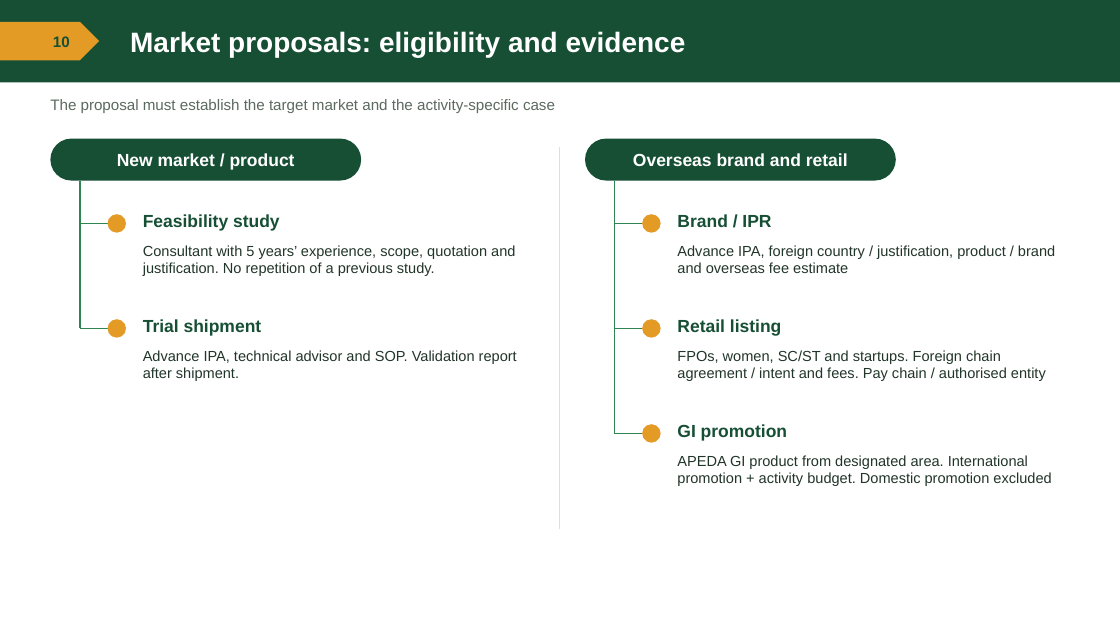
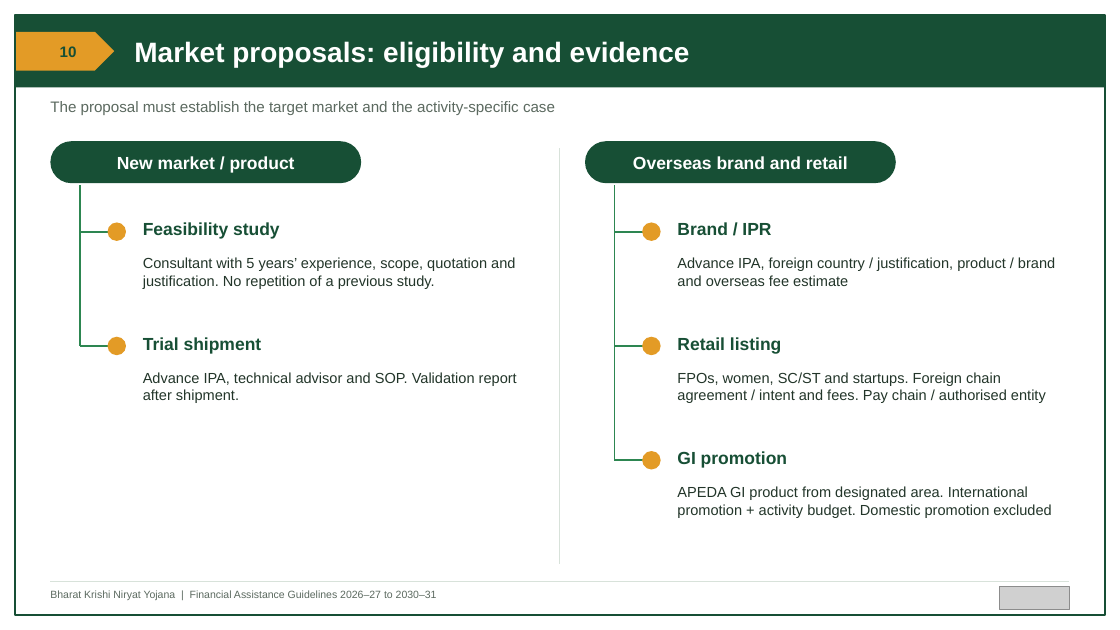
Before and after one commit to BantheFox012/FM, a slide deck: slide 10 of APEDA_BKNY_Standard_40_Percent.pptx. Drawn at 1120x630 pixels with LibreOffice and Linux fonts; fonts in the diff are those of the drawing; grey boxes stand for pictures. Boxes give left, top, right and bottom in pixels: in the first picture for what was removed or moved away, otherwise in the second. Text is boxed around its words. In the diff, an @@ line names an element or a change of style, - is before the commit and + after.

```diff
--- a/APEDA_BKNY_Standard_40_Percent.pptx
+++ b/APEDA_BKNY_Standard_40_Percent.pptx
@@ rectangle: place and size @@
-rectangle at (0,0,1120,82)
+rectangle at (15,15,1105,87)
@@ rectangle added at (15,15,1105,615), outline #174F35 1.25 pt @@
@@ text "Market proposals: eligibility and evidence": place and size @@
-text "Market proposals: eligibility and evidence" at (130,31,686,57)
+text "Market proposals: eligibility and evidence" at (134,41,690,67)
@@ pentagon arrow: place and size @@
-pentagon arrow at (0,22,99,60)
+pentagon arrow at (15,32,114,71)
@@ text "10": place and size @@
-text "10" at (53,36,70,47)
+text "10" at (60,46,77,57)
@@ line moved from (560, 147) - (560, 529) to (560, 149) - (560, 565) @@
@@ line moved from (80, 181) - (80, 329) to (80, 185) - (80, 346) @@
@@ line moved from (615, 181) - (615, 434) to (615, 185) - (615, 460) @@
@@ 2 texts, 2 lines, 2 ellipses: place and size @@
-2 texts, 2 lines, 2 ellipses at (80,214,771,233)
+2 texts, 2 lines, 2 ellipses at (80,222,771,241)
@@ 2 texts, 2 lines: place and size @@
-2 texts, 2 lines at (80,245,1055,329)
+2 texts, 2 lines at (80,257,1055,346)
@@ 4 texts, 2 ellipses: place and size @@
-4 texts, 2 ellipses at (108,319,1046,381)
+4 texts, 2 ellipses at (108,337,1046,403)
@@ 1 text, 1 line, 1 ellipse: place and size @@
-1 text, 1 line, 1 ellipse at (615,424,787,443)
+1 text, 1 line, 1 ellipse at (615,451,787,470)
@@ text "APEDA GI product from designated ...": place and size @@
-text "APEDA GI product from designated ..." at (677,455,1051,486)
+text "APEDA GI product from designated ..." at (677,486,1051,518)
@@ line added from (50, 581) to (1070, 581), #D8E2DA 0.75 pt @@
@@ text added at (50,590,437,600), 9 pt, text #5C6A60 @@
+Bharat Krishi Niryat Yojana | Financial Assistance Guidelines 2026–27 to 2030–31
@@ picture added at (1000,586,1070,610) @@
```
Also in this commit, not shown: 11 other slides changed.
